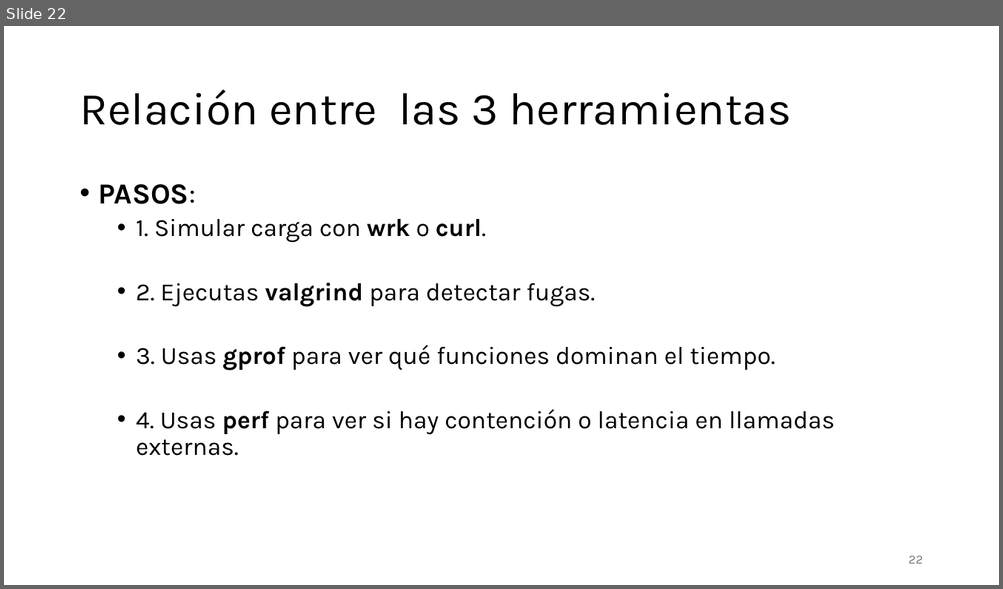
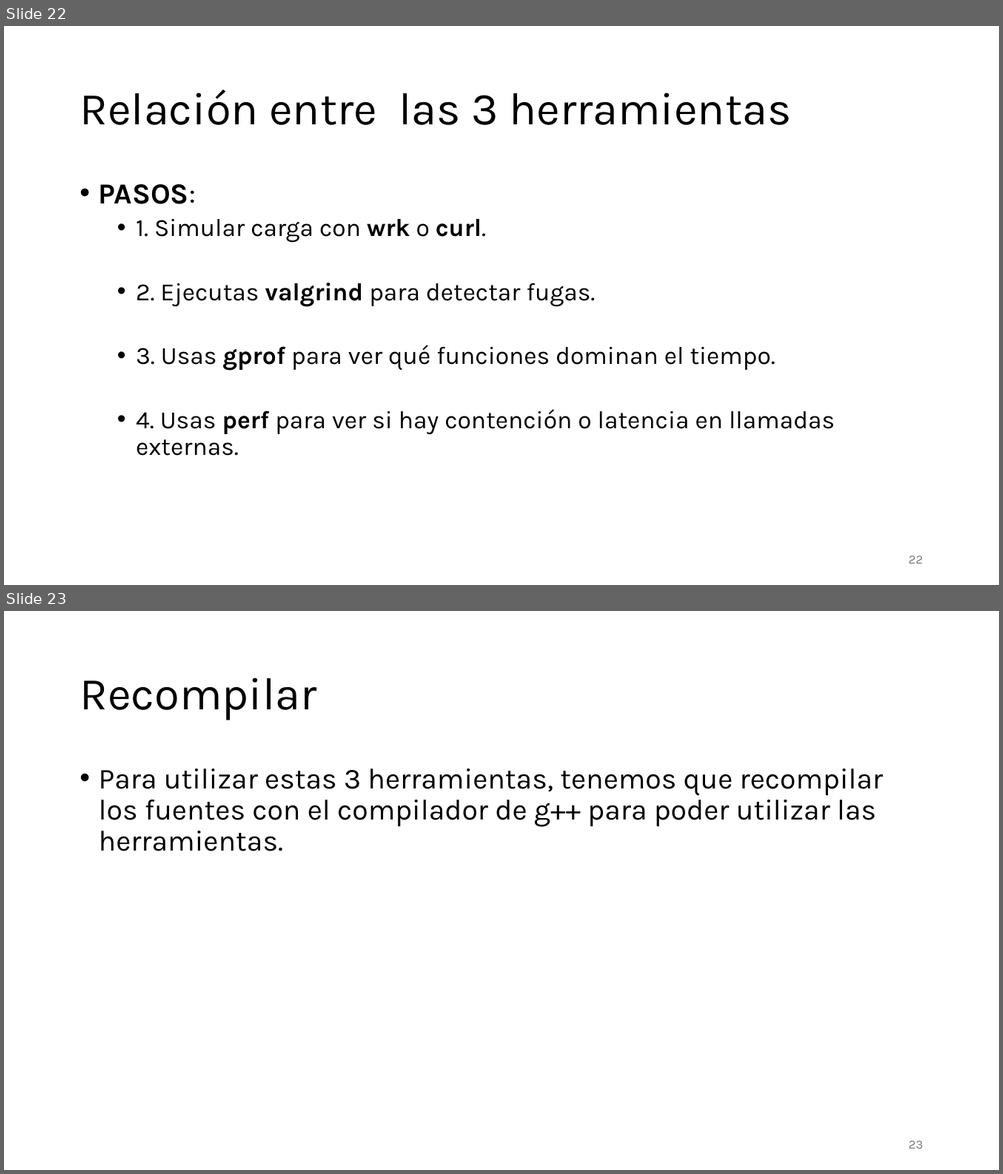
Before and after one commit to aldebarran22/CURSO_CPP_SERVICIOS_30H, a slide deck: doc/5_Optimizacion_Gestion_Recursos_Microservicios_C++.pptx. Shown one above the other, each under a label of ours: slide 22 before the commit, slides 22 and 23 after it. The pictures are 1003x589 and 1003x1174 pixels, drawn with LibreOffice and Linux fonts; fonts in the diff are those of the drawing. Boxes give left, top, right and bottom in pixels: in the first picture for what was removed or moved away, otherwise in the second. Text is boxed around its words. In the diff, an @@ line names an element or a change of style, - is before the commit and + after.

```diff
--- a/doc/5_Optimizacion_Gestion_Recursos_Microservicios_C++.pptx
+++ b/doc/5_Optimizacion_Gestion_Recursos_Microservicios_C++.pptx
@@ slide 23 added at (4, 611, 999, 1170), background #FFFFFF @@
@@ title added at (79, 678, 316, 721), 44 pt, text #000000 @@
+Recompilar
@@ text added at (99, 769, 883, 851), 28 pt, text #000000 @@
+• Para utilizar estas 3 herramientas, tenemos que recompilar los fuentes con el compilador de g++ para poder utilizar las herramientas.
@@ page number added at (908, 1141, 923, 1149), 12 pt, text #797979 @@
+23
```
Also in this commit, not shown: 6 slides changed, 1 other slide added, 1 slide removed.
